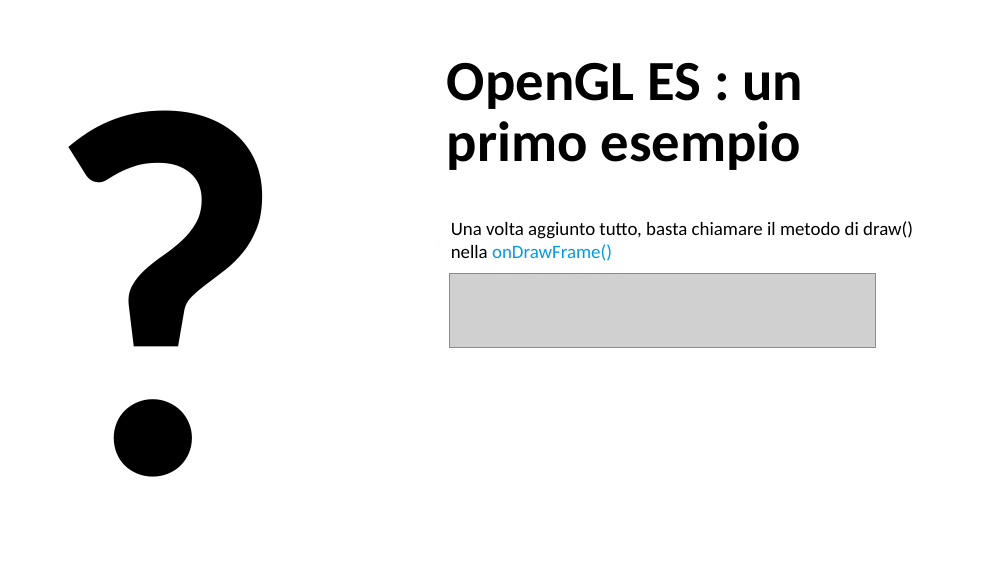
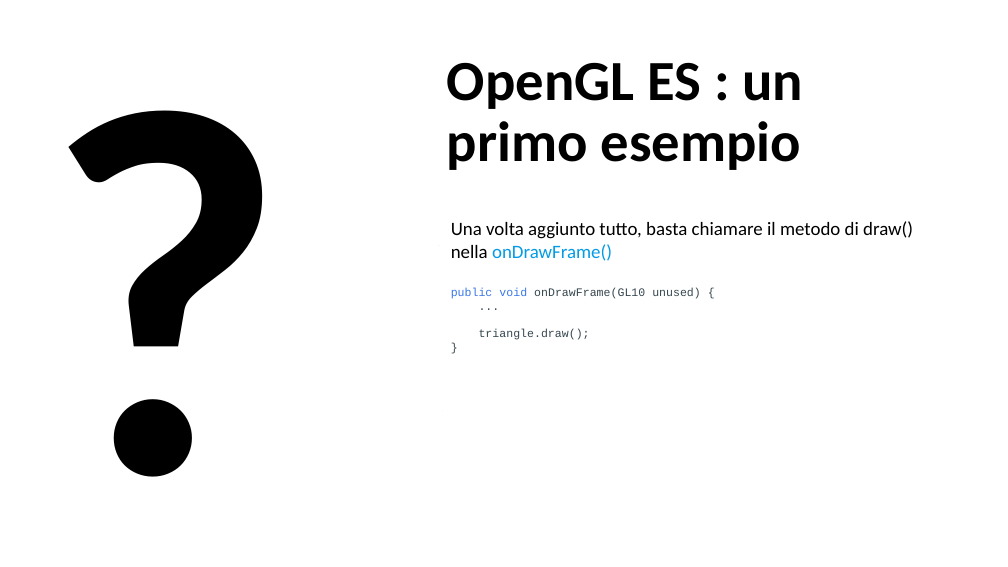
Before and after one commit to AntonioDOrazio/MobileProgramming_OpenGL, a slide deck: slide 33 of Materiale/BozzaOpenGL.pptx (slide 34 before the commit). Drawn at 1008x567 pixels with LibreOffice and Linux fonts; fonts in the diff are those of the drawing; grey boxes stand for pictures. Boxes give left, top, right and bottom in pixels: in the first picture for what was removed or moved away, otherwise in the second. Text is boxed around its words. In the diff, an @@ line names an element or a change of style, - is before the commit and + after.

```diff
--- a/Materiale/BozzaOpenGL.pptx
+++ b/Materiale/BozzaOpenGL.pptx
@@ free "Una volta aggiunto tutto, basta ...": place and size @@
-free "Una volta aggiunto tutto, basta ..." at bbox=[443, 213, 947, 561]
+free "Una volta aggiunto tutto, basta ..." at bbox=[443, 213, 947, 567]
@@ picture removed at bbox=[450, 274, 874, 347] @@
@@ text in free at bbox=[451, 288, 701, 340]: paragraph added @@
+public void onDrawFrame(GL10 unused) {
+...
+triangle.draw();
+}
```
Also in this commit, not shown: 13 other slides changed, 1 slide added, 2 slides removed, 1 other file.
